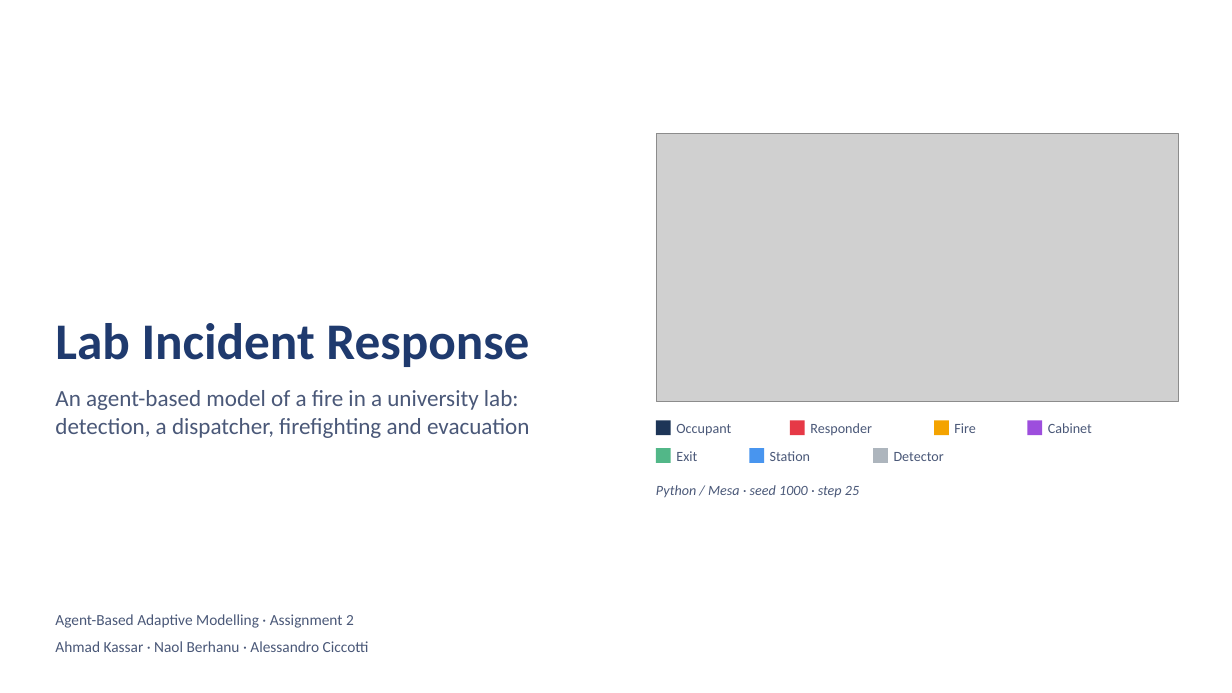
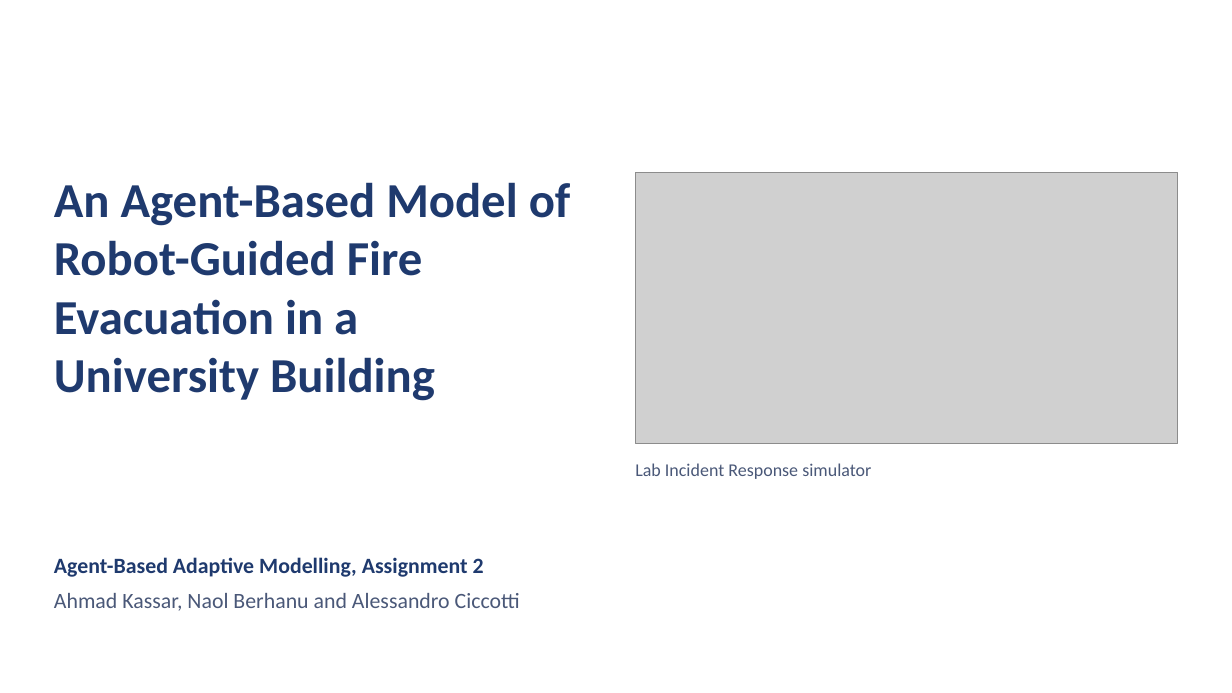
Before and after one commit to kassarahmad/lab-incident-abm, a slide deck: slide 1 of presentation.pptx. Drawn at 1232x693 pixels with LibreOffice and Linux fonts; fonts in the diff are those of the drawing; grey boxes stand for pictures. Boxes give left, top, right and bottom in pixels: in the first picture for what was removed or moved away, otherwise in the second. Text is boxed around its words. In the diff, an @@ line names an element or a change of style, - is before the commit and + after.

Commit message:
Add robot-guided evacuation model, results and presentation

```diff
--- a/presentation.pptx
+++ b/presentation.pptx
@@ picture: place and size @@
-picture at <box>656,134,1178,402</box>
+picture at <box>636,172,1178,444</box>
@@ text added at <box>54,182,571,401</box>, 38 pt, text #1F3A6E, bold @@
+An Agent-Based Model of
+Robot-Guided Fire
+Evacuation in a
+University Building
@@ text removed at <box>55,390,529,438</box> @@
-An agent-based model of a fire in a university lab: detection, a dispatcher, firefighting and evacuation
@@ rectangle removed at <box>656,421,671,435</box> @@
@@ rectangle removed at <box>656,448,671,463</box> @@
@@ text removed at <box>676,424,731,436</box> @@
-Occupant
@@ rectangle removed at <box>750,448,764,463</box> @@
@@ rectangle removed at <box>790,421,805,435</box> @@
@@ text removed at <box>810,423,872,435</box> @@
-Responder
@@ rectangle removed at <box>873,448,888,463</box> @@
@@ rectangle removed at <box>934,421,949,435</box> @@
@@ text removed at <box>954,423,975,433</box> @@
-Fire
@@ rectangle removed at <box>1028,421,1043,435</box> @@
@@ text removed at <box>1048,423,1092,433</box> @@
-Cabinet
@@ text at <box>635,463,871,479</box>: text changed; size 40 to 14 pt; text colour #1F3A6E to #4A5878; bold off @@
-Lab Incident Response
+Lab Incident Response simulator
@@ text "Lab Incident Response simulator" at <box>635,463,871,479</box>: vertical alignment bottom to top @@
@@ text removed at <box>676,451,697,461</box> @@
-Exit
@@ text removed at <box>770,451,810,461</box> @@
-Station
@@ text removed at <box>894,452,944,461</box> @@
-Detector
@@ text removed at <box>656,485,859,498</box> @@
-Python / Mesa · seed 1000 · step 25
@@ text at <box>54,557,484,577</box>: text changed; size 12 to 17 pt; text colour #4A5878 to #1F3A6E; bold on @@
-Agent-Based Adaptive Modelling · Assignment 2
+Agent-Based Adaptive Modelling, Assignment 2
@@ text "Agent-Based Adaptive Modelling, Assignment 2" at <box>54,557,484,577</box>: vertical alignment middle to top @@
@@ text "Ahmad Kassar, Naol Berhanu and ..." at <box>54,593,520,611</box>: vertical alignment middle to top @@
@@ text at <box>54,593,520,611</box>: text changed; size 12 to 17 pt @@
-Ahmad Kassar · Naol Berhanu · Alessandro Ciccotti
+Ahmad Kassar, Naol Berhanu and Alessandro Ciccotti
```
Also in this commit, not shown: 3 other slides changed, 9 slides added, 10 slides removed, 16 other files.
